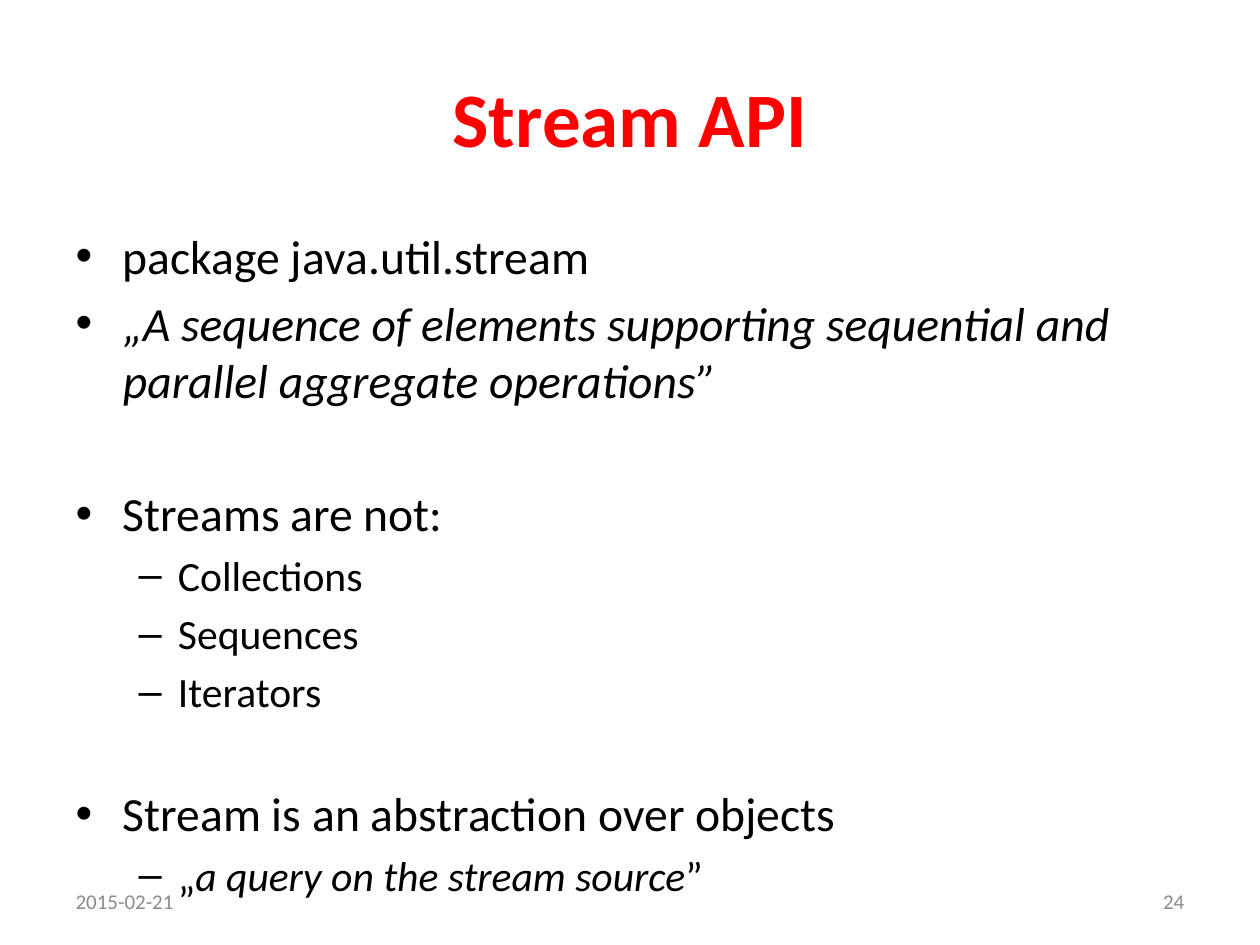
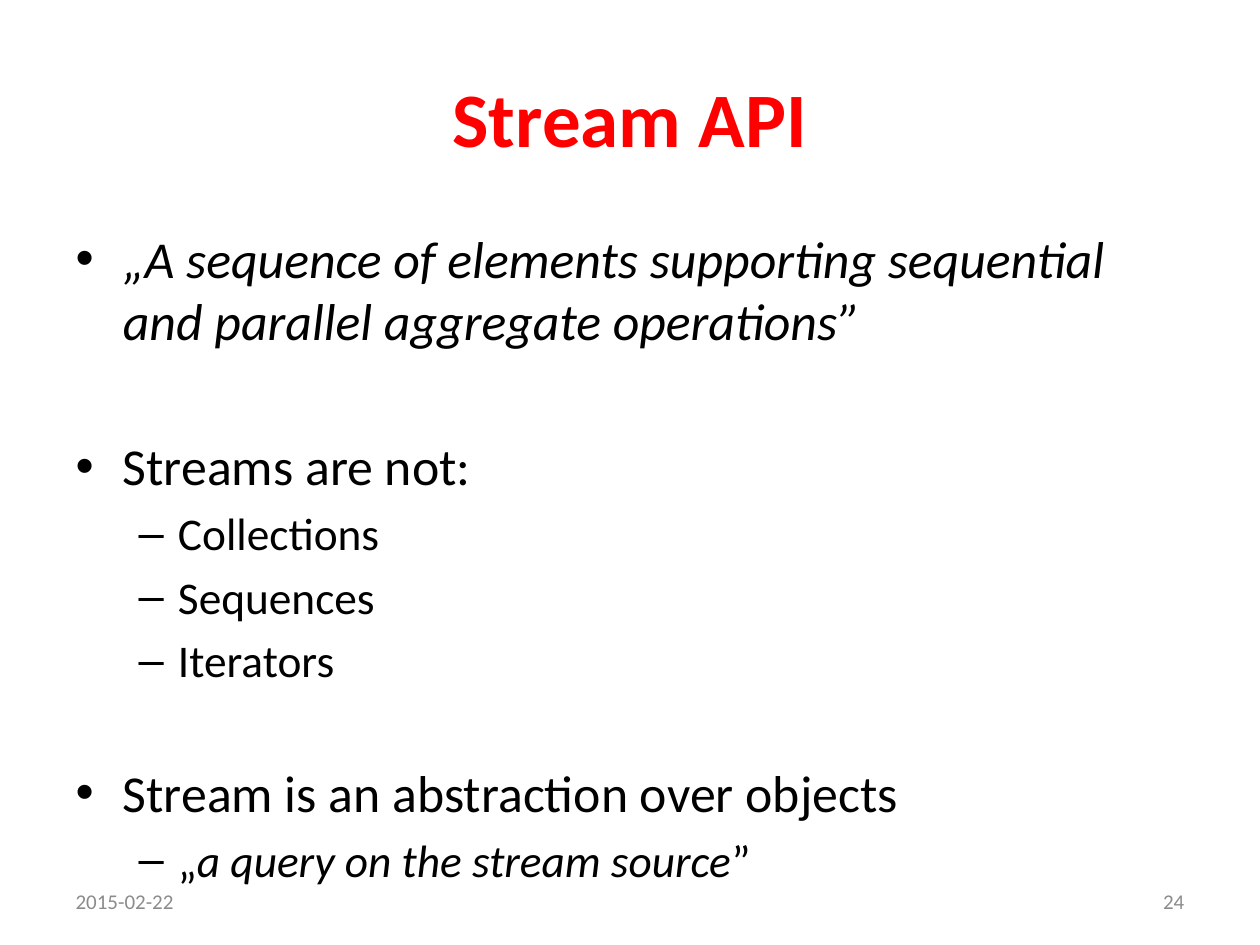
Before and after one commit to p-zalejko/jug_java8, a slide deck: slide 24 of jug.zg.java8/Java 8_prezentacja.ppsx. Drawn at 1260x945 pixels with LibreOffice and Linux fonts; fonts in the diff are those of the drawing. Boxes give left, top, right and bottom in pixels: in the first picture for what was removed or moved away, otherwise in the second. Text is boxed around its words. In the diff, an @@ line names an element or a change of style, - is before the commit and + after.

```diff
--- a/jug.zg.java8/Java 8_prezentacja.ppsx
+++ b/jug.zg.java8/Java 8_prezentacja.ppsx
@@ text "„A sequence of elements supporting ..." at [123,242,1104,885]: size 27.2 to 29.6 pt in "„A sequence of elements supporting sequential and ...", "Streams are not:", "Stream is an abstraction over objects"; size 23.8 to 25.9 pt in "Collections", "Sequences", "Iterators", "„a query on the stream source”" @@
@@ text at [123,241,589,283]: paragraph removed @@
-• package java.util.stream
@@ text at [76,895,174,909]: text changed @@
-2015-02-21
+2015-02-22
```
Also in this commit, not shown: 29 other slides changed, 12 other files.
